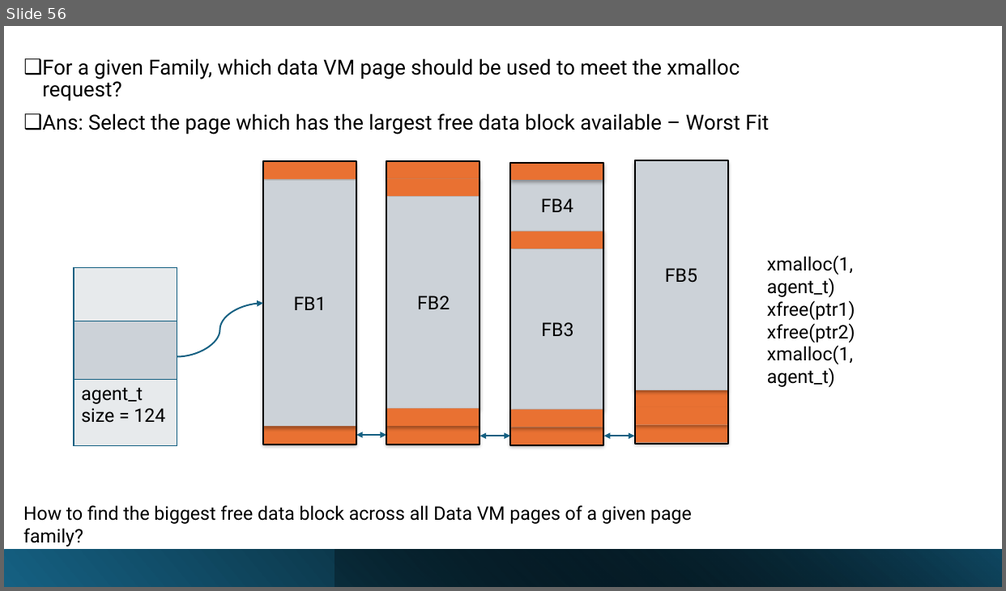
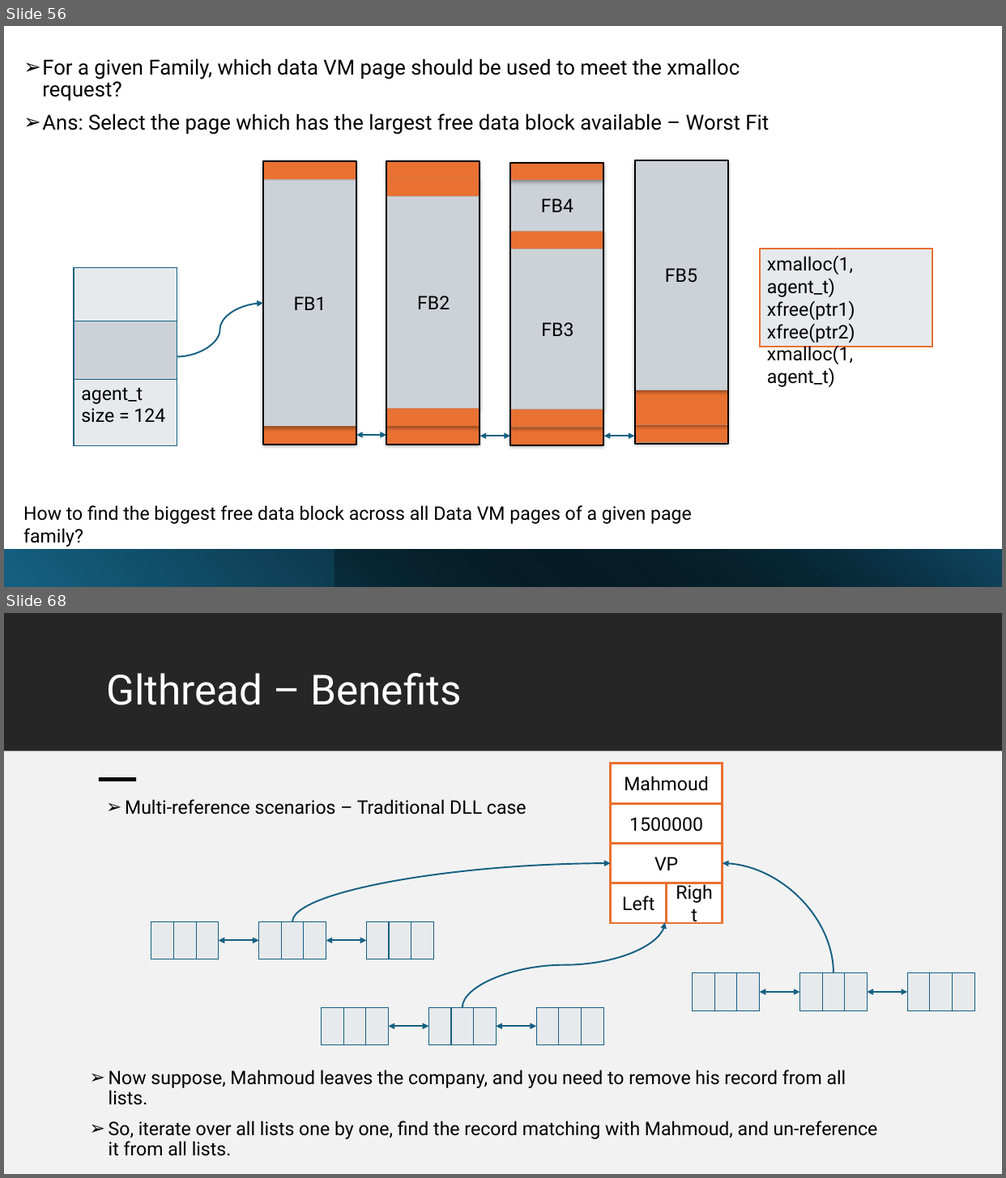
Before and after one commit to Mahmoud-Abdelraouf/STmicro-System-Programming-under-Linux, a slide deck: 04.Advanced/Tasks/Heap_Memory_Manager/Project_Documentation/HeapMemoryManager.pptx. Shown one above the other, each under a label of ours: slide 56 before the commit, slides 56 and 68 after it; the slides between them are not shown. The pictures are 1006x591 and 1006x1178 pixels, drawn with LibreOffice and Linux fonts; fonts in the diff are those of the drawing. Boxes give left, top, right and bottom in pixels: in the first picture for what was removed or moved away, otherwise in the second. Text is boxed around its words. In the diff, an @@ line names an element or a change of style, - is before the commit and + after.

```diff
--- a/04.Advanced/Tasks/Heap_Memory_Manager/Project_Documentation/HeapMemoryManager.pptx
+++ b/04.Advanced/Tasks/Heap_Memory_Manager/Project_Documentation/HeapMemoryManager.pptx
@@ slide 68 added at bbox=[4, 613, 1002, 1174], background #FFFFFF @@
@@ rectangle added at bbox=[4, 613, 1002, 751], fill #262626 @@
@@ title added at bbox=[106, 673, 462, 705], 40 pt, text #FFFFFF @@
+Glthread – Benefits
@@ rectangle added at bbox=[4, 752, 1002, 1174], fill #F2F2F2 @@
@@ rectangle added at bbox=[99, 777, 137, 781], fill #000000 @@
@@ group added at bbox=[611, 764, 722, 923]: 5 rectangles @@
+VP
+Left
+Right
+1500000
+Mahmoud
@@ text added at bbox=[125, 799, 526, 815], 18 pt, text #000000 @@
+➢ Multi-reference scenarios – Traditional DLL case
@@ curved arrow added from (292, 922) to (611, 864), #156082 1.5 pt @@
@@ curved arrow added from (833, 973) to (722, 864), #156082 1.5 pt @@
@@ table added at bbox=[151, 922, 219, 960], 1 rows, 3 columns @@
+ |  | 
@@ table added at bbox=[258, 922, 326, 960], 1 rows, 3 columns @@
+ |  | 
@@ table added at bbox=[366, 922, 434, 960], 1 rows, 3 columns @@
+ |  | 
@@ curved arrow added from (462, 1007) to (665, 923), #156082 1.5 pt @@
@@ double arrow added from (219, 941) to (258, 941), #156082 1.5 pt @@
@@ double arrow added from (326, 941) to (366, 941), #156082 1.5 pt @@
@@ table added at bbox=[692, 973, 760, 1012], 1 rows, 3 columns @@
+ |  | 
@@ table added at bbox=[799, 973, 867, 1012], 1 rows, 3 columns @@
+ |  | 
@@ table added at bbox=[908, 973, 975, 1012], 1 rows, 3 columns @@
+ |  | 
@@ double arrow added from (760, 993) to (799, 993), #156082 1.5 pt @@
@@ double arrow added from (867, 993) to (908, 993), #156082 1.5 pt @@
@@ table added at bbox=[322, 1007, 389, 1045], 1 rows, 3 columns @@
+ |  | 
@@ table added at bbox=[428, 1007, 496, 1045], 1 rows, 3 columns @@
+ |  | 
@@ table added at bbox=[536, 1007, 603, 1045], 1 rows, 3 columns @@
+ |  | 
@@ double arrow added from (389, 1026) to (428, 1026), #156082 1.5 pt @@
@@ double arrow added from (496, 1026) to (536, 1026), #156082 1.5 pt @@
@@ text added at bbox=[108, 1070, 878, 1157], 18 pt, text #000000 @@
+➢ Now suppose, Mahmoud leaves the company, and you need to remove his record from all lists.
+➢ So, iterate over all lists one by one, find the record matching with Mahmoud, and un-reference it from all lists.
@@ slide 56 changed as well @@
@@ text "For a given Family, which ..." at bbox=[42, 58, 769, 135]: bullet ❑ to ➢ @@
@@ rectangle "xmalloc(1, agent_t)": place and size @@
-rectangle "xmalloc(1, agent_t)" at bbox=[767, 255, 855, 387]
+rectangle "xmalloc(1, agent_t)" at bbox=[760, 249, 933, 347]
@@ rectangle "xmalloc(1, agent_t)" at bbox=[760, 249, 933, 347]: fill none to #E7EAED; outline none to #E97132 1.5 pt @@
```
Also in this commit, not shown: 1 other slide changed, 12 other slides added.
